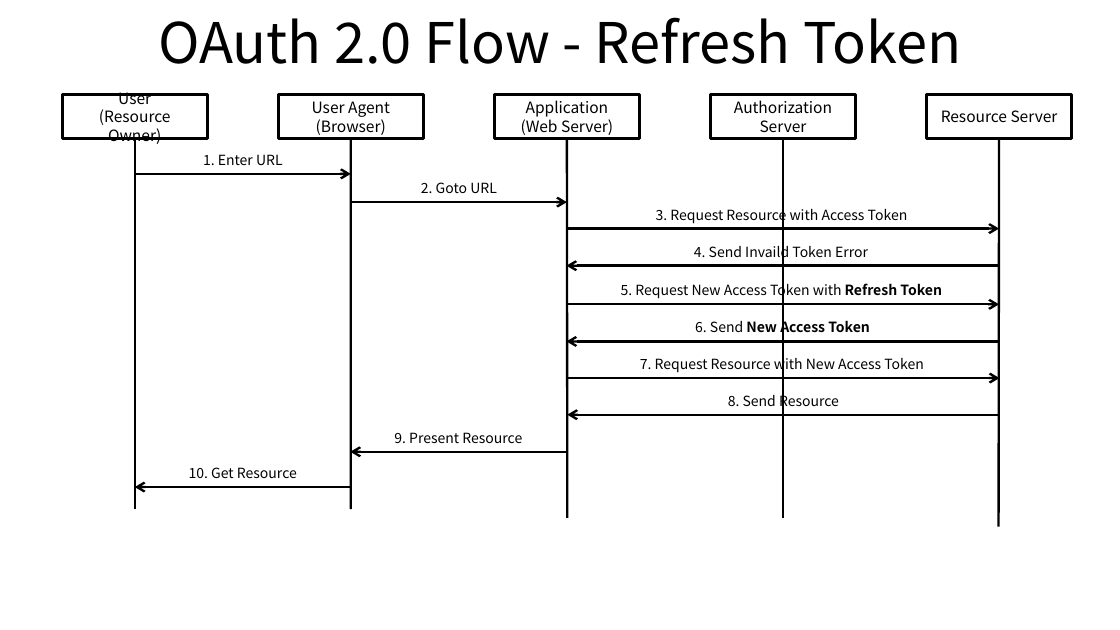
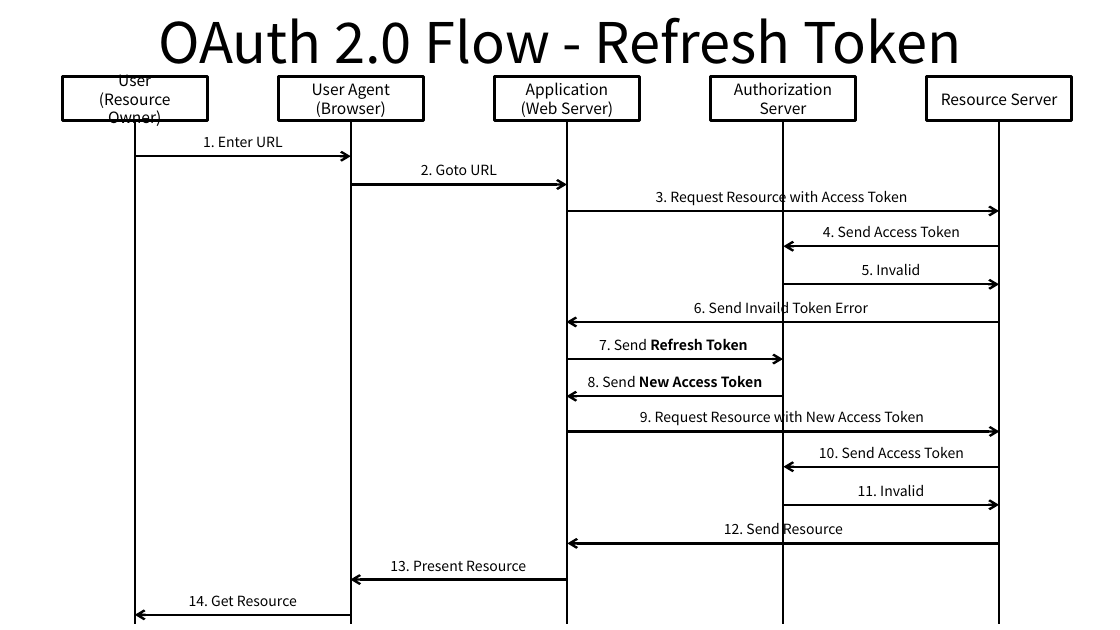
Before and after one commit to ssup2/blog-old, a slide deck: slide 4 of images/theory_analysis/OAuth_2.0/OAuth_2.0.pptx (slide 3 before the commit). Drawn at 1120x630 pixels with LibreOffice and Linux fonts; fonts in the diff are those of the drawing. Boxes give left, top, right and bottom in pixels: in the first picture for what was removed or moved away, otherwise in the second. Text is boxed around its words. In the diff, an @@ line names an element or a change of style, - is before the commit and + after.

Commit message:
Add OAuth 2.0

```diff
--- a/images/theory_analysis/OAuth_2.0/OAuth_2.0.pptx
+++ b/images/theory_analysis/OAuth_2.0/OAuth_2.0.pptx
@@ text "1. Enter URL": place and size @@
-text "1. Enter URL" at (203,154,283,165)
+text "1. Enter URL" at (203,136,283,147)
@@ line moved from (134, 139) - (134, 508) to (134, 121) - (134, 624) @@
@@ line moved from (351, 139) - (351, 508) to (351, 121) - (351, 624) @@
@@ line moved from (567, 139) - (568, 517) to (567, 121) - (567, 624) @@
@@ line moved from (783, 139) - (783, 517) to (783, 121) - (783, 624) @@
@@ line moved from (999, 139) - (999, 526) to (999, 121) - (999, 624) @@
@@ 5 rounded rectangles, 3 arrows, 2 texts: place and size @@
-5 rounded rectangles, 3 arrows, 2 texts at (63,94,1071,228)
+5 rounded rectangles, 3 arrows, 2 texts at (63,77,1071,211)
@@ text added at (823,226,960,237), 9 pt, text #000000 @@
+4. Send Access Token
@@ arrow added from (999, 246) to (783, 246), #000000 1.5 pt @@
@@ text added at (862,264,920,275), 9 pt, text #000000 @@
+5. Invalid
@@ text at (694,299,868,317): text changed @@
-4. Send Invaild Token Error
+6. Send Invaild Token Error
@@ arrow added from (783, 284) to (999, 284), #000000 1.5 pt @@
@@ arrow moved from (567, 265) - (999, 265) to (567, 321) - (999, 321) @@
@@ text at (599,338,748,351): text changed; bold on @@
-5. Request New Access Token with Refresh Token
+7. Send Refresh Token
@@ arrow moved from (999, 305) - (567, 305) to (783, 360) - (567, 360) @@
@@ text at (588,375,763,388): text changed @@
-6. Send New Access Token
+8. Send New Access Token
@@ arrow moved from (567, 342) - (999, 342) to (567, 396) - (783, 396) @@
@@ text at (640,409,924,427): text changed @@
-7. Request Resource with New Access Token
+9. Request Resource with New Access Token
@@ arrow moved from (999, 379) - (568, 379) to (999, 431) - (568, 431) @@
@@ text added at (819,447,964,458), 9 pt, text #000000 @@
+10. Send Access Token
@@ arrow added from (999, 467) to (783, 467), #000000 1.5 pt @@
@@ arrow added from (783, 505) to (999, 505), #000000 1.5 pt @@
@@ text added at (858,485,924,496), 9 pt, text #000000 @@
+11. Invalid
@@ text at (724,521,843,539): text changed @@
-8. Send Resource
+12. Send Resource
@@ text at (390,560,526,571): text changed @@
-9. Present Resource
+13. Present Resource
@@ 3 arrows: place and size @@
-3 arrows at (134,414,999,487)
+3 arrows at (134,543,999,615)
@@ text at (189,595,297,606): text changed @@
-10. Get Resource
+14. Get Resource
```
Also in this commit, not shown: 2 other slides changed, 1 slide added, 6 other files.
